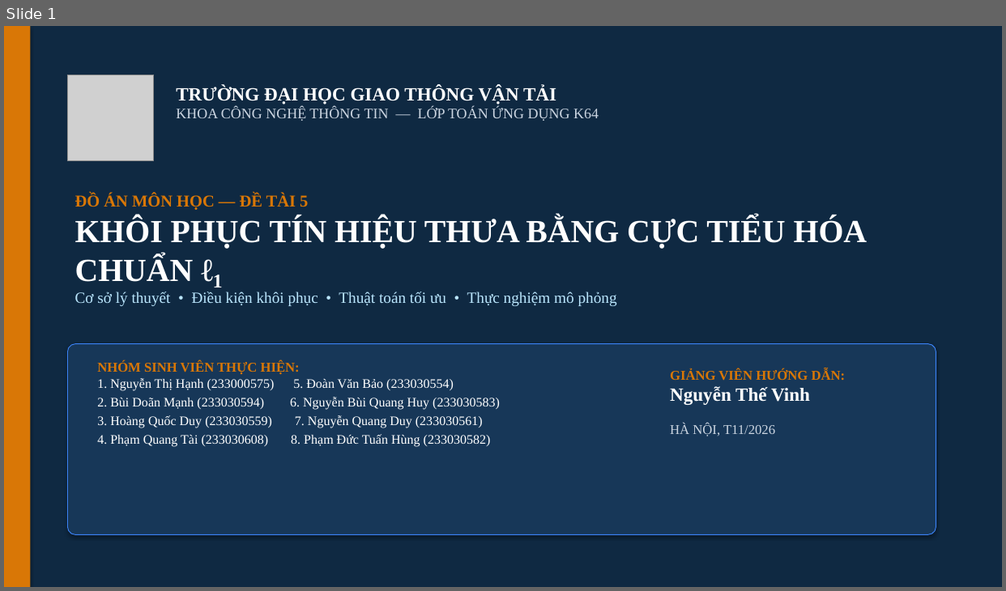
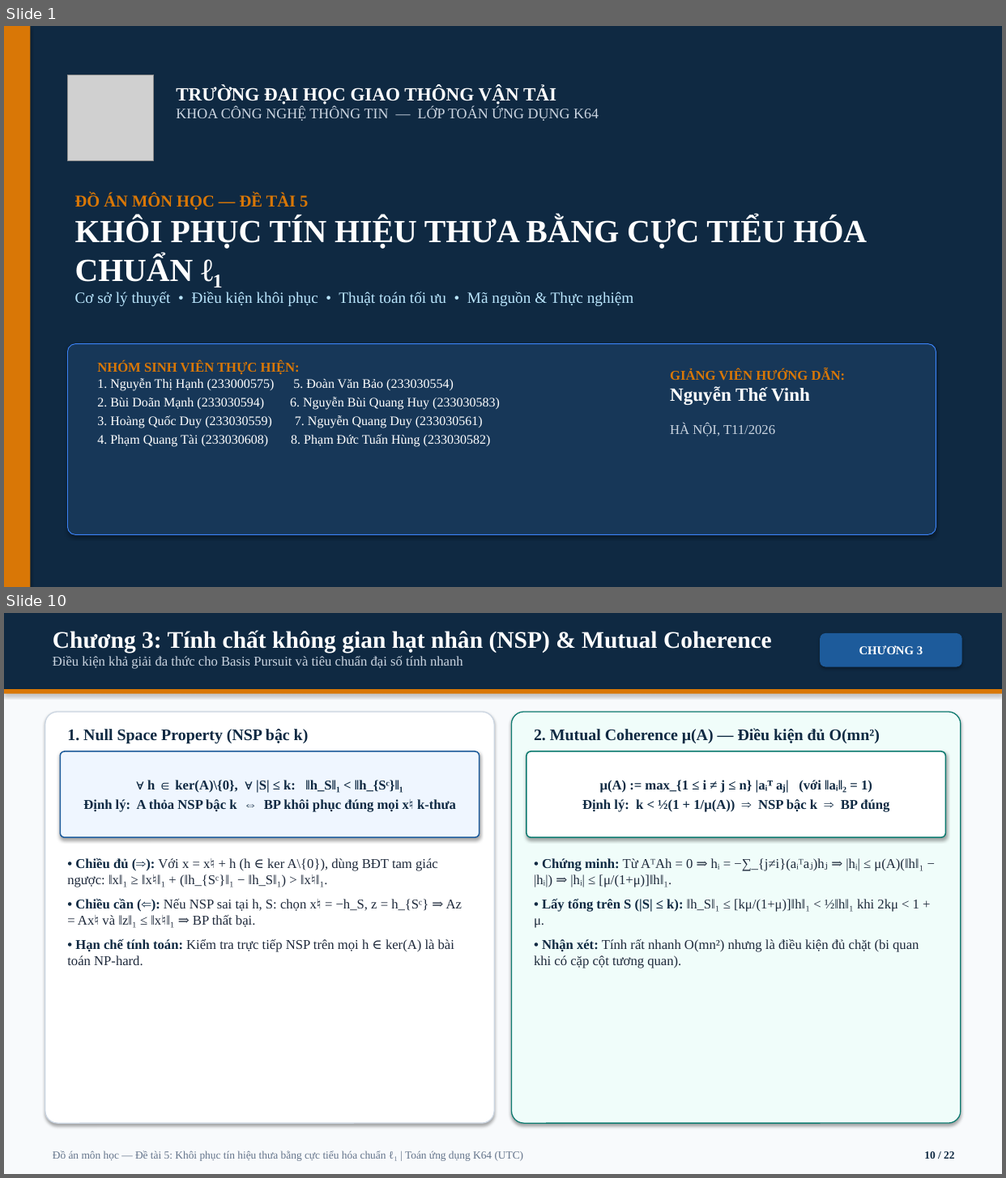
Before and after one commit to Daisme12/Do_an_mon, a slide deck: Thuyet_trinh_De_tai_5.pptx. Shown one above the other, each under a label of ours: slide 1 before the commit, slides 1 and 10 after it; the slides between them are not shown. The pictures are 1006x591 and 1006x1178 pixels, drawn with LibreOffice and Linux fonts; fonts in the diff are those of the drawing; grey boxes stand for pictures. Boxes give left, top, right and bottom in pixels: in the first picture for what was removed or moved away, otherwise in the second. Text is boxed around its words. In the diff, an @@ line names an element or a change of style, - is before the commit and + after.

Commit message:
Mở rộng slide thuyết trình lên 22 trang: đầy đủ công thức toán, code Python và toàn bộ kết quả thực nghiệm

```diff
--- a/Thuyet_trinh_De_tai_5.pptx
+++ b/Thuyet_trinh_De_tai_5.pptx
@@ slide 10 added at box(4, 613, 1002, 1174), background #F8FAFC @@
@@ rectangle added at box(4, 613, 1002, 689), fill #0F2942 @@
@@ text added at box(53, 630, 772, 669), 13 pt, text #CBD5E1 @@
+Chương 3: Tính chất không gian hạt nhân (NSP) & Mutual Coherence
+Điều kiện khả giải đa thức cho Basis Pursuit và tiêu chuẩn đại số tính nhanh
@@ rounded rectangle added at box(820, 633, 962, 667), fill #1D5B9B, 11.5 pt, text #FFFFFF, bold @@
+CHƯƠNG 3
@@ rectangle added at box(4, 689, 1002, 694), fill #D97706 @@
@@ rounded rectangle added at box(45, 712, 494, 1123), fill #FFFFFF, outline #CBD5E1 1 pt @@
@@ text added at box(67, 729, 309, 744), 15.5 pt, text #0F2942, bold @@
+1. Null Space Property (NSP bậc k)
@@ rounded rectangle added at box(512, 712, 961, 1123), fill #F0FDFA, outline #0D7A6F 1 pt @@
@@ text added at box(534, 728, 880, 744), 15.5 pt, text #0F2942, bold @@
+2. Mutual Coherence μ(A) — Điều kiện đủ O(mn²)
@@ rounded rectangle added at box(60, 752, 479, 837), fill #EFF6FF, outline #1D5B9B 1.2 pt, 13 pt, text #0F2942, bold @@
+∀ h ∈ ker(A)\{0}, ∀ |S| ≤ k: ‖h_S‖₁ < ‖h_{Sᶜ}‖₁
+Định lý: A thỏa NSP bậc k ⇔ BP khôi phục đúng mọi x♮ k-thưa
@@ rounded rectangle added at box(526, 752, 946, 837), fill #FFFFFF, outline #0D7A6F 1.2 pt, 13 pt, text #0F2942, bold @@
+μ(A) := max_{1 ≤ i ≠ j ≤ n} |aᵢᵀ aⱼ| (với ‖aᵢ‖₂ = 1)
+Định lý: k < ½(1 + 1/μ(A)) ⇒ NSP bậc k ⇒ BP đúng
@@ text added at box(67, 858, 462, 965), 13 pt, text #1E293B @@
+• Chiều đủ (⇒): Với x = x♮ + h (h ∈ ker A\{0}), dùng BĐT tam giác ngược: ‖x‖₁ ≥ ‖x♮‖₁ + (‖h_{Sᶜ}‖₁ − ‖h_S‖₁) > ‖x♮‖₁.
+• Chiều cần (⇐): Nếu NSP sai tại h, S: chọn x♮ = −h_S, z = h_{Sᶜ} ⇒ Az = Ax♮ và ‖z‖₁ ≤ ‖x♮‖₁ ⇒ BP thất bại.
+• Hạn chế tính toán: Kiểm tra trực tiếp NSP trên mọi h ∈ ker(A) là bài toán NP-hard.
@@ text added at box(534, 858, 923, 969), 13 pt, text #1E293B @@
+• Chứng minh: Từ AᵀAh = 0 ⇒ hᵢ = −∑_{j≠i}(aᵢᵀaⱼ)hⱼ ⇒ |hᵢ| ≤ μ(A)(‖h‖₁ − |hᵢ|) ⇒ |hᵢ| ≤ [μ/(1+μ)]‖h‖₁.
+• Lấy tổng trên S (|S| ≤ k): ‖h_S‖₁ ≤ [kμ/(1+μ)]‖h‖₁ < ½‖h‖₁ khi 2kμ < 1 + μ.
+• Nhận xét: Tính rất nhanh O(mn²) nhưng là điều kiện đủ chặt (bi quan khi có cặp cột tương quan).
@@ text added at box(53, 1151, 524, 1161), 10.5 pt, text #64748B @@
+Đồ án môn học — Đề tài 5: Khôi phục tín hiệu thưa bằng cực tiểu hóa chuẩn ℓ₁ | Toán ứng dụng K64 (UTC)
@@ text added at box(924, 1152, 954, 1159), 10.5 pt, text #0F2942, bold @@
+10 / 22
@@ slide 1 changed as well @@
@@ text at box(75, 292, 634, 306): text changed @@
-Cơ sở lý thuyết • Điều kiện khôi phục • Thuật toán tối ưu • Thực nghiệm mô phỏng
+Cơ sở lý thuyết • Điều kiện khôi phục • Thuật toán tối ưu • Mã nguồn & Thực nghiệm
```
Also in this commit, not shown: 6 other slides changed, 14 other slides added, 5 slides removed.
